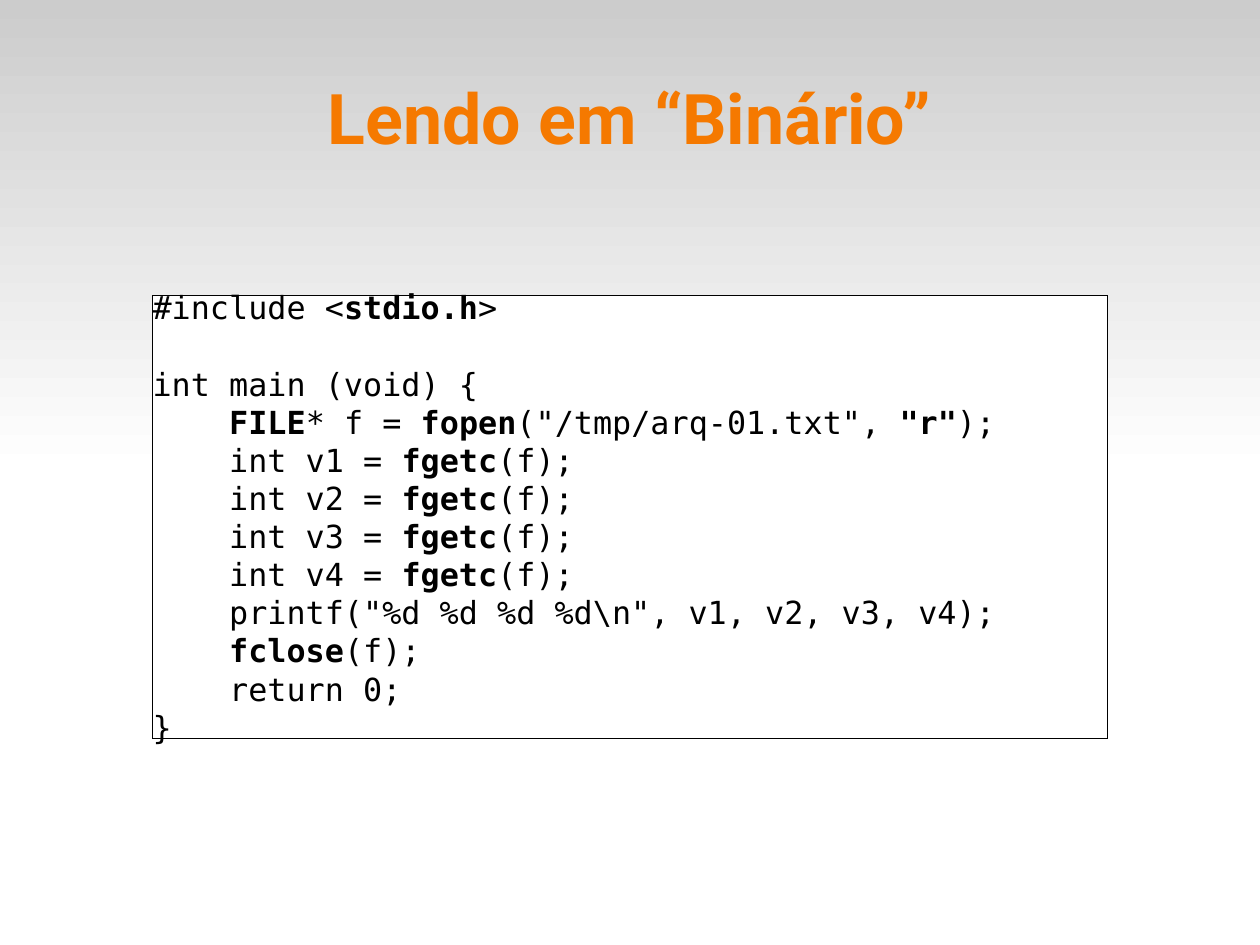
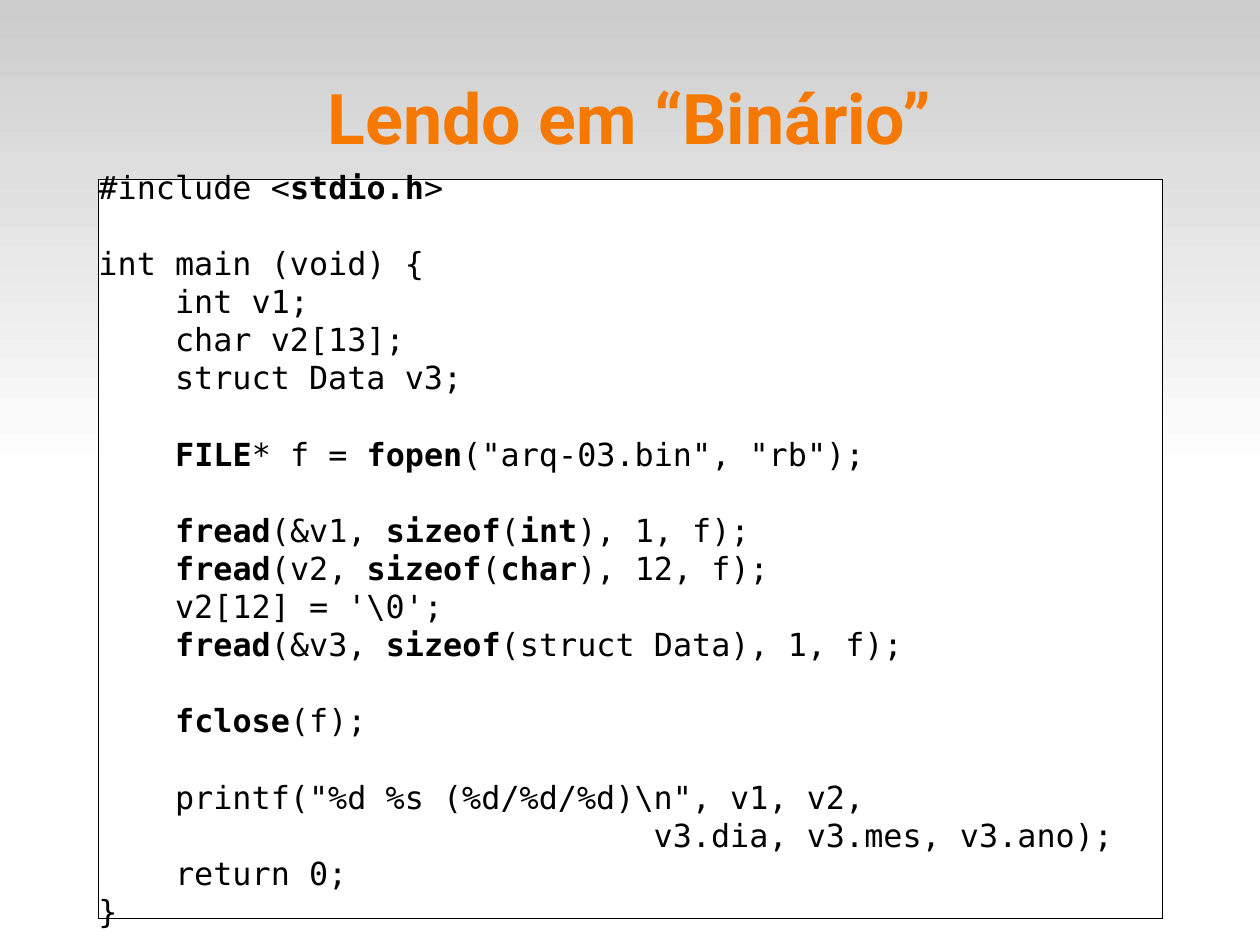
Before and after one commit to fsantanna-uerj/LP1, a slide deck: slide 11 of Slides/lp1-08-arquivos.odp. Drawn at 1260x945 pixels with LibreOffice and Linux fonts; fonts in the diff are those of the drawing. Boxes give left, top, right and bottom in pixels: in the first picture for what was removed or moved away, otherwise in the second. Text is boxed around its words. In the diff, an @@ line names an element or a change of style, - is before the commit and + after.

```diff
--- a/Slides/lp1-08-arquivos.odp
+++ b/Slides/lp1-08-arquivos.odp
@@ rectangle "#include <stdio.h>": place and size @@
-rectangle "#include <stdio.h>" at [152, 295, 1108, 739]
+rectangle "#include <stdio.h>" at [98, 180, 1163, 918]
@@ text in rectangle at [175, 289, 902, 661]: text changed @@
-FILE* f = fopen("/tmp/arq-01.txt", "r");
-int v1 = fgetc(f);
-int v2 = fgetc(f);
-int v3 = fgetc(f);
-int v4 = fgetc(f);
-printf("%d %d %d %d\n", v1, v2, v3, v4);
+int v1;
+char v2[13];
+struct Data v3;
+FILE* f = fopen("arq-03.bin", "rb");
+fread(&v1, sizeof(int), 1, f);
+fread(v2, sizeof(char), 12, f);
+v2[12] = '\0';
+fread(&v3, sizeof(struct Data), 1, f);
@@ text in rectangle at [175, 785, 1113, 852]: paragraphs added @@
+printf("%d %s (%d/%d/%d)\n", v1, v2,
+v3.dia, v3.mes, v3.ano);
```
Also in this commit, not shown: 3 slides added, 3 other files.
